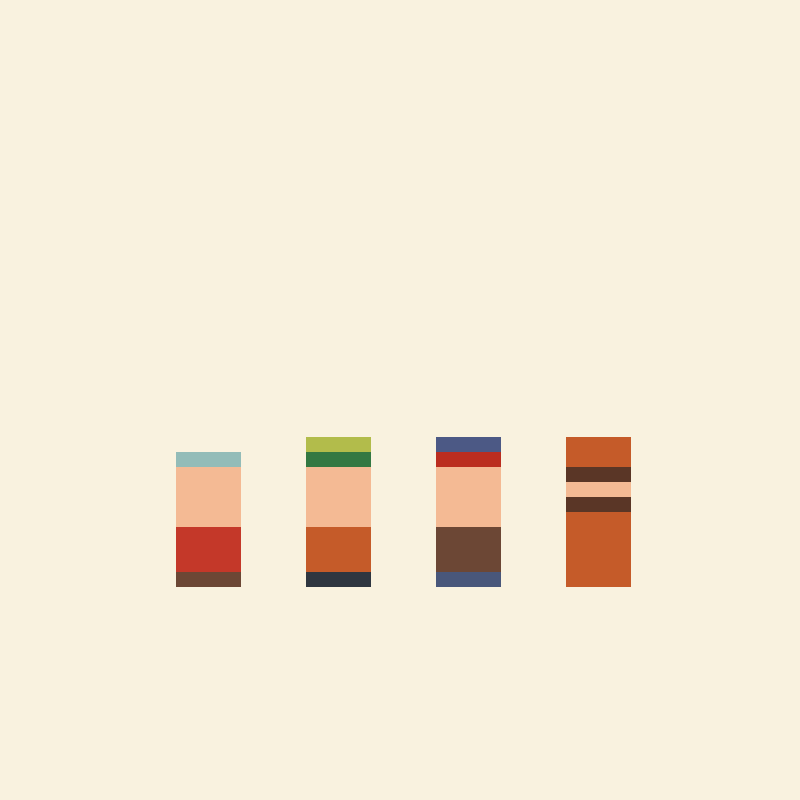
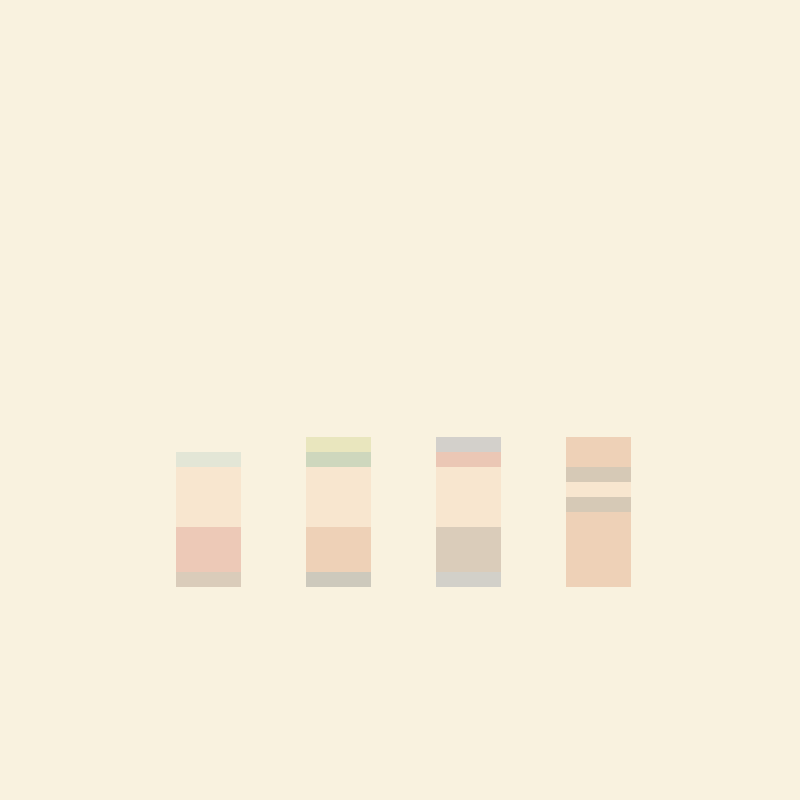
Two versions of the same layered image (800x800). Layer-by-layer changes:
removed layer "Layer 34" over [left=306, top=437, right=371, bottom=587]
removed layer "Layer 35" over [left=176, top=452, right=241, bottom=587]
painted on "Layer 32" over [left=436, top=437, right=501, bottom=587]
"Layer 31": opacity 100% → 22%, painted on it over [left=176, top=437, right=631, bottom=587]
